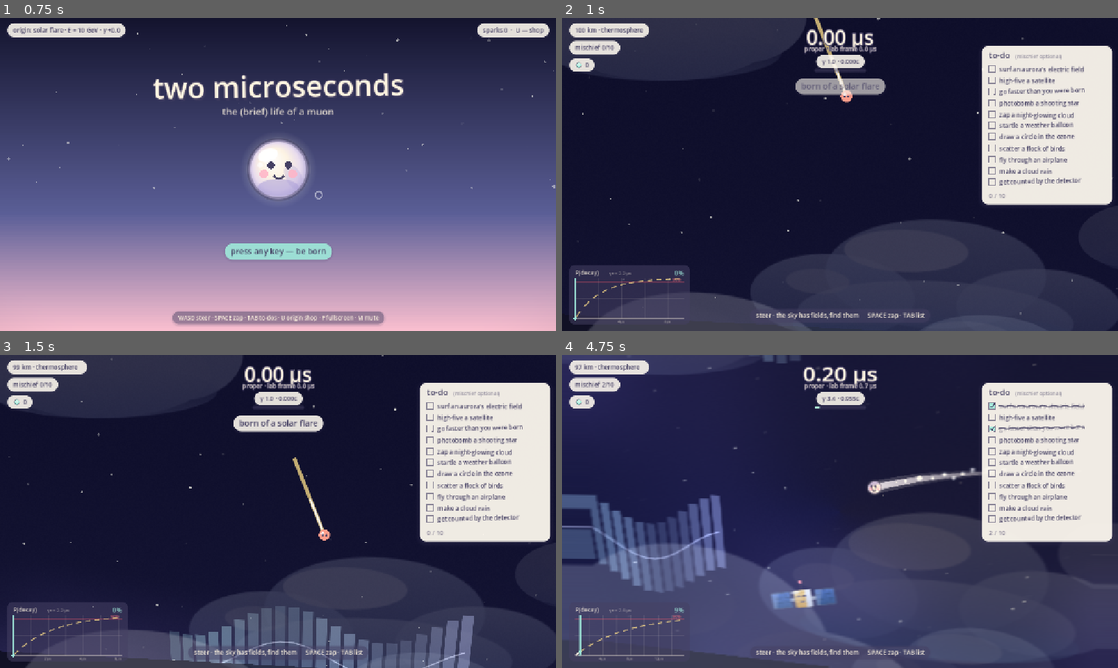
Above: before the commit, frames 1-4 (two rows, left to right).
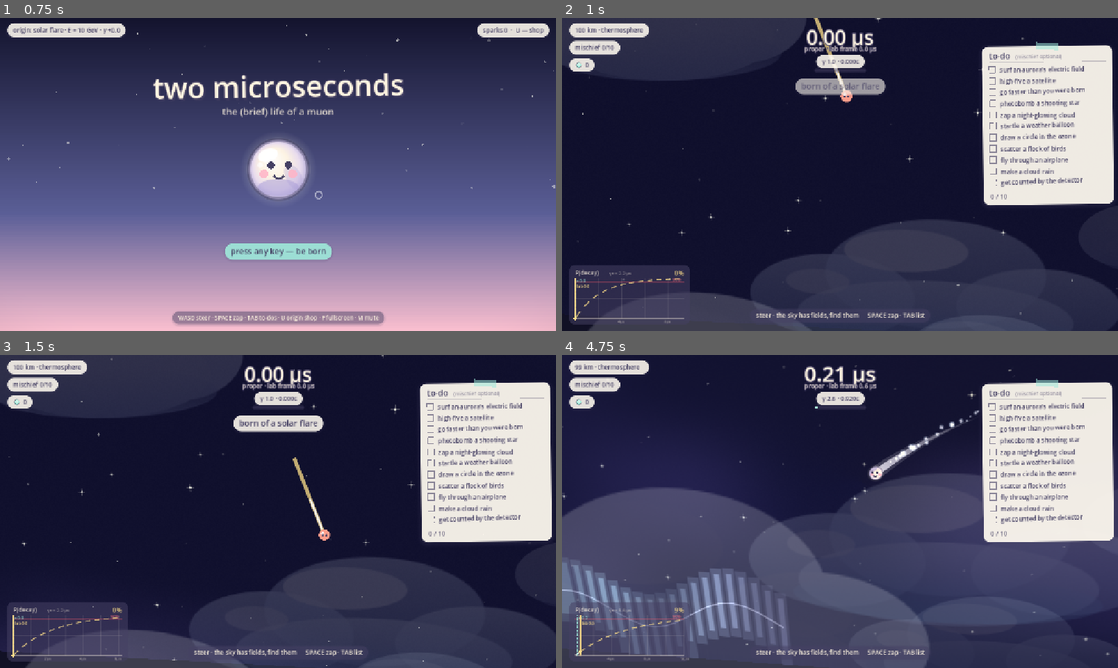
Above: after the commit, the same moments.

Repository: lawrenceleejr/TwoMicroSeconds
Game: Godot game, scene res://game/main/title.tscn
Two runs of this game, one before a commit and one after it. Both use one fixed random seed, a clock stepped at 60 frames per second and the inputs below.
Inputs (mouse positions are in pixels of both pictures, inside the frame that each line leads up to):
- Up to frame 1 (0.75 s): tap Enter at 0.5 s; move the mouse to (400, 158) at 0.52 s; hold D (move_right) from 0.53 s (still down); tap Tab (toggle_checklist) at 0.6 s; click (400, 158) at 0.67 s
- Up to frame 2 (1 s): keep holding D (move_right); tap Space at 0.77 s
- Up to frame 3 (1.5 s): tap Space at 1.07 s; release D (move_right) at 1.25 s; drag from (166, 527) to (250, 574) at 1.27 s
- Up to frame 4 (4.75 s): move the mouse to (895, 442) at 2.02 s; hold D (move_right) 2.03-2.75 s; tap F at 2.1 s; click (895, 442) at 2.17 s; drag from (812, 574) to (673, 464) at 2.77 s; move the mouse to (1006, 558) at 3.52 s; hold A (move_left) 3.53-4.25 s; tap X at 3.6 s; click (1006, 558) at 3.67 s; tap Space at 3.77, 4.07 s; drag from (673, 464) to (756, 433) at 4.27 s

Frame 1 is identical in both runs. In frame 2, 2.4% of the frame differs, in the area x 2-100%, y 0-97%; in frame 3, 7.3%; in frame 4, 28%, in the area x 0-100%, y 0-100%.

Commit message:
3x deeper world, gentler boosts, dual-frame markers on P(decay), edge-safe contraction, modern pass, instant decay
The vertical world triples to 72k px so length-contracted descent has
room to breathe; spawn bands, sky stops, star/haze fades, and the shot
director rescale to match. In-run field boosts roughly halve - the
origin tier now dominates reach, as it should.

The P(decay) plot gains a second walking marker: proper tau (dashed
mint) and lab time (sun) share the microsecond axis and visibly split
apart as gamma grows. The relativity shader moves inside the
overscanned world viewport, so length contraction samples the margin
instead of smearing the screen edge, and its motion blur is radially
masked to keep the muon crisp.

Look: auroras become soft round-capped curtains, bright stars get
cross glints, chips and the clock use a clean modern system face,
the checklist hangs slightly crooked under a washi-tape strip, and
space no longer has haze puffs. Decay is streamlined: no hitstop
pause, and the decay products fly ballistically - straight lines at
their production velocities, no gravity, no drag.

Co-Authored-By: Claude Fable 5 <noreply@anthropic.com>
Claude-Session: https://claude.ai/code/session_014g8VnKFpk5HwGxbWA7j916

Diff:
--- a/game/autoload/juice.gd
+++ b/game/autoload/juice.gd
@@ -24,6 +24,8 @@
 ## A friendly hand-written system font where available (macOS ships several);
 ## falls back to the default sans elsewhere.
 var hand_font := SystemFont.new()
+## Clean modern UI face for numbers and chips.
+var ui_font := SystemFont.new()
 
 var _noise := FastNoiseLite.new()
 var _t := 0.0
@@ -41,11 +43,28 @@
 	_noise.frequency = 2.0
 	hand_font.font_names = PackedStringArray(
 		["Marker Felt", "Chalkboard SE", "Comic Sans MS", "Comic Neue"])
-	_rel_mat = _build_screen_layer(70, "res://game/fx/relativity.gdshader", true)
-	_rel_rect = _last_rect
+	ui_font.font_names = PackedStringArray(
+		["Avenir Next", "Avenir", "Segoe UI", "Roboto", "Open Sans"])
+	# Relativity is created inside the gameplay SubViewport by the stage
+	# (see create_relativity_in) so contraction can sample the overscan
+	# margin instead of smearing the screen edge.
 	_build_screen_layer(80, "res://game/fx/vignette.gdshader", true)
 	_glitch_mat = _build_screen_layer(90, "res://game/fx/glitch.gdshader", false)
 	_glitch_rect = _last_rect
+
+
+## Build the relativity layer inside `vp` (the overscanned world viewport).
+func create_relativity_in(vp: Viewport) -> void:
+	var layer := CanvasLayer.new()
+	layer.layer = 70
+	vp.add_child(layer)
+	_rel_mat = ShaderMaterial.new()
+	_rel_mat.shader = load("res://game/fx/relativity.gdshader")
+	_rel_rect = ColorRect.new()
+	_rel_rect.set_anchors_preset(Control.PRESET_FULL_RECT)
+	_rel_rect.mouse_filter = Control.MOUSE_FILTER_IGNORE
+	_rel_rect.material = _rel_mat
+	layer.add_child(_rel_rect)
 
 
 var _last_rect: ColorRect
@@ -108,7 +127,7 @@
 ## `strength` (speed); length contraction scales with `gamma_norm` — energy
 ## squashes the sky, because in your rest frame that's what energy does.
 func set_relativity(dir: Vector2, strength: float, gamma_norm := 0.0) -> void:
-	if _rel_mat == null:
+	if _rel_mat == null or _rel_rect == null or not is_instance_valid(_rel_rect):
 		return
 	_rel_rect.visible = strength > 0.02 or gamma_norm > 0.02
 	_rel_mat.set_shader_parameter("motion_dir", dir)
--- a/game/dev/shot_director.gd
+++ b/game/dev/shot_director.gd
@@ -32,7 +32,7 @@
 		return
 
 	# Aurora glide: aim at a real aurora and fly through its ribbon.
-	var aurora := _nearest_in_group("aurora", Vector2(0, 1800))
+	var aurora := _nearest_in_group("aurora", Vector2(0, 5400))
 	if aurora != null:
 		muon.set("global_position", aurora.global_position + Vector2(-320, -60))
 		muon.set("autopilot", Vector2(1, 0.15))
@@ -51,14 +51,14 @@
 		await _wait(0.8)
 
 	# High-speed streak through the mesosphere (post-boost).
-	muon.set("global_position", Vector2(-500, 6000))
+	muon.set("global_position", Vector2(-500, 18000))
 	muon.set("autopilot", Vector2(1, 0.35))
 	muon.call("boost", 500.0, "director's orders")
 	await _wait(0.7)
 	await _shot("06_speed")
 
 	# Troposphere: zap among the clouds.
-	muon.set("global_position", Vector2(0, 19500))
+	muon.set("global_position", Vector2(0, 58000))
 	muon.set("autopilot", Vector2(0.5, 0.6))
 	await _wait(0.5)
 	muon.call("_zap")
@@ -66,7 +66,7 @@
 	await _shot("07_zap")
 
 	# Detection and the end screen.
-	muon.set("global_position", Vector2(0, 22400))
+	muon.set("global_position", Vector2(0, 68300))
 	muon.set("autopilot", Vector2(0, 1))
 	await _wait(1.6)
 	await _shot("08_detected")
--- a/game/fx/decay_burst.gd
+++ b/game/fx/decay_burst.gd
@@ -32,8 +32,9 @@
 		queue_free()
 		return
 	for p in _parts:
+		# Ballistic: no gravity, no drag — they inherit their momentum
+		# at production and simply keep going.
 		p["pos"] += p["vel"] * delta
-		p["vel"] *= 1.0 - 0.5 * delta  # bleed off, wave goodbye
 	queue_redraw()
 
 
--- a/game/fx/sky.gdshader
+++ b/game/fx/sky.gdshader
@@ -29,7 +29,7 @@
 }
 
 vec3 sky_color(float y) {
-	float ys[STOPS] = {-2500.0, 0.0, 4000.0, 9500.0, 16000.0, 20500.0, 23000.0};
+	float ys[STOPS] = {-7500.0, 0.0, 12000.0, 28500.0, 48000.0, 61500.0, 69000.0};
 	vec3 cs[STOPS] = {
 		vec3(0.051, 0.051, 0.125), vec3(0.078, 0.078, 0.180),
 		vec3(0.184, 0.188, 0.380), vec3(0.357, 0.373, 0.592),
@@ -52,8 +52,8 @@
 	vec3 col = sky_color(wy);
 
 	// Nebula wisps in the thin air up high, drifting slowly.
-	if (wy < 11000.0) {
-		float fade = 1.0 - smoothstep(6000.0, 11000.0, wy);
+	if (wy < 33000.0) {
+		float fade = 1.0 - smoothstep(18000.0, 33000.0, wy);
 		vec2 np = vec2(wx * 0.0011 + t * 0.008, wy * 0.0016);
 		float n = vnoise(np) * 0.65 + vnoise(np * 2.3 + 7.7) * 0.35;
 		n = smoothstep(0.55, 0.95, n);
@@ -61,7 +61,7 @@
 	}
 
 	// A warm sun, resting low over the troposphere.
-	float sd = length(vec2(wx - 620.0, (wy - 16600.0) * 1.35));
+	float sd = length(vec2(wx - 620.0, (wy - 50000.0) * 1.35));
 	col += vec3(1.0, 0.85, 0.55) * exp(-sd / 750.0) * 0.5;
 	col += vec3(1.0, 0.95, 0.8) * exp(-sd / 220.0) * 0.6;
 
--- a/game/main/main.gd
+++ b/game/main/main.gd
@@ -107,7 +107,8 @@
 	Meta.record_lifetime(muon.age_us, muon.lab_us)
 	pause_overlay.can_pause = false
 	Sfx.play("decay", -2.0, 0.0)
-	Juice.hitstop(0.22, 0.05)
+	# No dramatic pause: decay is instantaneous — one frame you exist,
+	# the next you're three other particles.
 	Juice.shake(0.5)
 	var burst: Node2D = DecayBurst.new()
 	burst.position = muon.global_position
--- a/game/main/stage.gd
+++ b/game/main/stage.gd
@@ -26,6 +26,7 @@
 	_vp.size = Vector2i(int(BASE_W * OVERSCAN), int(BASE_H * OVERSCAN))
 	add_child(_vp)
 	_vp.add_child(load("res://game/main/main.tscn").instantiate())
+	Juice.create_relativity_in(_vp)
 
 	var quad := MeshInstance3D.new()
 	var mesh := QuadMesh.new()
--- a/game/ui/checklist.gd
+++ b/game/ui/checklist.gd
@@ -16,6 +16,8 @@
 func _ready() -> void:
 	mouse_filter = Control.MOUSE_FILTER_IGNORE
 	size = Vector2(W, Tasks.DEFS.size() * 26.0 + 78.0)
+	pivot_offset = Vector2(W * 0.5, 0.0)
+	rotation = -0.012  # pinned up slightly crooked, like a real note
 	Tasks.task_completed.connect(_on_task_completed)
 
 
@@ -50,9 +52,12 @@
 
 
 func _draw() -> void:
-	# Paper.
+	# Paper, held up by a piece of washi tape.
 	var sb := Juice.ui_panel(Juice.PAPER, 0.93, 14)
 	sb.draw(get_canvas_item(), Rect2(Vector2.ZERO, size))
+	draw_set_transform(Vector2(W * 0.5, 0.0), 0.06, Vector2.ONE)
+	draw_rect(Rect2(-26, -8, 52, 16), Color(Juice.MINT, 0.55))
+	draw_set_transform(Vector2.ZERO, 0.0, Vector2.ONE)
 
 	var font: Font = Juice.hand_font
 	draw_string(font, Vector2(16, 28), "to-do", HORIZONTAL_ALIGNMENT_LEFT, -1, 19, Juice.INK)
--- a/game/ui/decay_plot.gd
+++ b/game/ui/decay_plot.gd
@@ -114,11 +114,27 @@
 		seg_on = not seg_on
 		prev = pt
 
-	# The "now" line, walking right.
+	# Two "now" lines on the same µs axis: your proper clock (mint) and the
+	# lab clock (sun). Born together; γ pries them apart.
+	var age := 0.0
+	if muon != null and is_instance_valid(muon):
+		age = muon.get("age_us")
+	var tau_x := _x(age, origin)
+	var y_dash := 0.0
+	while y_dash < PLOT_H:
+		draw_line(Vector2(tau_x, origin.y - y_dash),
+			Vector2(tau_x, origin.y - minf(y_dash + 5.0, PLOT_H)), Color(Juice.MINT, 0.85), 1.8, true)
+		y_dash += 9.0
+	var tau_label := "τ %.1f" % age
+	draw_string(font, Vector2(tau_x + 3.0, origin.y - PLOT_H + 10.0), tau_label,
+		HORIZONTAL_ALIGNMENT_LEFT, -1, 9, Color(Juice.MINT, 0.95))
+
 	var now_x := _x(lab, origin)
-	var now_col := Color(1.0, 0.35, 0.42, 0.95) if danger else Color(Juice.MINT, 0.95)
+	var now_col := Color(1.0, 0.35, 0.42, 0.95) if danger else Color(Juice.SUN, 0.95)
 	draw_line(Vector2(now_x, origin.y), Vector2(now_x, origin.y - PLOT_H), now_col, 2.0, true)
 	draw_circle(Vector2(now_x, _y(p_now, origin)), 3.4, now_col)
+	draw_string(font, Vector2(now_x + 3.0, origin.y - PLOT_H + 22.0), "lab %.1f" % lab,
+		HORIZONTAL_ALIGNMENT_LEFT, -1, 9, now_col)
 
 	# Readouts.
 	draw_string(Juice.hand_font, Vector2(PAD, PAD + 8.0), "P(decay)",
--- a/game/ui/hud.gd
+++ b/game/ui/hud.gd
@@ -44,6 +44,7 @@
 
 	# The clock: big, centered, unmissable.
 	_timer_label = Label.new()
+	_timer_label.add_theme_font_override("font", Juice.ui_font)
 	_timer_label.add_theme_font_size_override("font_size", 46)
 	_timer_label.add_theme_color_override("font_color", Juice.CREAM)
 	_timer_label.add_theme_color_override("font_outline_color", Juice.INK)
@@ -136,6 +137,7 @@
 		icon.stretch_mode = TextureRect.STRETCH_KEEP_ASPECT_CENTERED
 		row.add_child(icon)
 	var label := Label.new()
+	label.add_theme_font_override("font", Juice.ui_font)
 	label.add_theme_font_size_override("font_size", font_size)
 	label.add_theme_color_override("font_color", Juice.INK)
 	row.add_child(label)
--- a/game/world/atmos.gd
+++ b/game/world/atmos.gd
@@ -3,9 +3,9 @@
 ## World geometry and the sky gradient. y=0 is where the muon is born
 ## ("100 km up", with some poetic license); GROUND_Y is the detector lab.
 
-const WORLD_DEPTH := 24000.0
-const GROUND_Y := 23000.0
-const DETECT_Y := 22820.0
+const WORLD_DEPTH := 72000.0
+const GROUND_Y := 69000.0
+const DETECT_Y := 68820.0
 const X_LIMIT := 1150.0
 
 const LAYER_NAMES := ["thermosphere", "mesosphere", "stratosphere", "troposphere", "the ground"]
@@ -13,13 +13,13 @@
 # [y, altitude_km] anchors for the piecewise altitude readout.
 const BANDS := [
 	[0.0, 100.0],
-	[4000.0, 85.0],
-	[9500.0, 50.0],
-	[16000.0, 12.0],
-	[23000.0, 0.0],
+	[12000.0, 85.0],
+	[28500.0, 50.0],
+	[48000.0, 12.0],
+	[69000.0, 0.0],
 ]
 
-const SKY_YS := [-2500.0, 0.0, 4000.0, 9500.0, 16000.0, 20500.0, 23000.0]
+const SKY_YS := [-7500.0, 0.0, 12000.0, 28500.0, 48000.0, 61500.0, 69000.0]
 const SKY_COLORS := [
 	Color("0d0d20"),
 	Color("14142e"),
@@ -49,13 +49,13 @@
 
 
 static func layer_index_at(y: float) -> int:
-	if y >= GROUND_Y - 400.0:
+	if y >= GROUND_Y - 1200.0:
 		return 4
-	if y >= 16000.0:
+	if y >= 48000.0:
 		return 3
-	if y >= 9500.0:
+	if y >= 28500.0:
 		return 2
-	if y >= 4000.0:
+	if y >= 12000.0:
 		return 1
 	return 0
 
--- a/game/world/atmosphere.gd
+++ b/game/world/atmosphere.gd
@@ -58,8 +58,8 @@
 	# (The sky gradient itself is shader-drawn on the child layer below.)
 
 	# Stars fade out as the air thickens.
-	if top < 12000.0:
-		var star_bottom := minf(bottom, 12000.0)
+	if top < 36000.0:
+		var star_bottom := minf(bottom, 36000.0)
 		var cell := 140.0
 		for cx in range(int(floor(left / cell)), int(ceil((left + width) / cell)) + 1):
 			for cy in range(int(floor(top / cell)), int(ceil(star_bottom / cell)) + 1):
@@ -67,12 +67,20 @@
 				var fx := float(h % 997) / 997.0
 				var fy := float((h / 997) % 991) / 991.0
 				var pos := Vector2(cx * cell + fx * cell, cy * cell + fy * cell)
-				var air_fade := clampf(1.0 - (pos.y - 5000.0) / 7000.0, 0.0, 1.0)
+				var air_fade := clampf(1.0 - (pos.y - 15000.0) / 21000.0, 0.0, 1.0)
 				if air_fade <= 0.01:
 					continue
 				var twinkle := 0.55 + 0.45 * sin(_t * 1.7 + float(h % 628) * 0.01)
 				var size := 1.2 + float(h % 17) / 9.0
-				draw_circle(pos, size, Color(1.0, 1.0, 0.94, 0.75 * air_fade * twinkle))
+				var star_col := Color(1.0, 1.0, 0.94, 0.75 * air_fade * twinkle)
+				draw_circle(pos, size, star_col)
+				# The brightest stars get a soft cross glint.
+				if size > 2.4:
+					var g := size * 3.2 * twinkle
+					draw_line(pos - Vector2(g, 0), pos + Vector2(g, 0),
+						Color(star_col, star_col.a * 0.35), 1.0, true)
+					draw_line(pos - Vector2(0, g), pos + Vector2(0, g),
+						Color(star_col, star_col.a * 0.35), 1.0, true)
 
 	# Far parallax layer: barely-there haze at 30% of camera speed.
 	var par2 := 0.3
@@ -87,7 +95,7 @@
 			var q4 := Vector2(cx * p2cell + float(h4 % 700), cy * p2cell + float((h4 / 11) % 700))
 			var p4 := q4 * par2 + center * (1.0 - par2)
 			# No haze in space: fade in below ~50 km where there's air.
-			var air4 := clampf((q4.y - 5000.0) / 5000.0, 0.0, 1.0)
+			var air4 := clampf((q4.y - 15000.0) / 15000.0, 0.0, 1.0)
 			if air4 <= 0.01:
 				continue
 			draw_set_transform(p4, 0.0, Vector2(1.0, 0.34))
@@ -106,7 +114,7 @@
 				continue
 			var q := Vector2(cx * pcell + float(h3 % 500), cy * pcell + float((h3 / 7) % 500))
 			var p := q * par + center * (1.0 - par)
-			var air := clampf((q.y - 4500.0) / 4500.0, 0.0, 1.0)
+			var air := clampf((q.y - 13500.0) / 13500.0, 0.0, 1.0)
 			if air <= 0.01:
 				continue
 			var rx := 90.0 + float(h3 % 90)
--- a/game/world/layer_director.gd
+++ b/game/world/layer_director.gd
@@ -30,25 +30,25 @@
 func _spawn_all() -> void:
 	# Thermosphere: auroras and satellites — the early fields you live on.
 	for i in 5:
-		_place(Aurora.new(), _rng.randf_range(-850, 850), 600.0 + i * 640.0 + _rng.randf_range(-180, 180))
+		_place(Aurora.new(), _rng.randf_range(-850, 850), 1800.0 + i * 1920.0 + _rng.randf_range(-500, 500))
 	for i in 10:
-		_place(Satellite.new(), _rng.randf_range(-950, 950), 600.0 + i * 480.0 + _rng.randf_range(-160, 160))
+		_place(Satellite.new(), _rng.randf_range(-950, 950), 1800.0 + i * 1440.0 + _rng.randf_range(-450, 450))
 	# Red sprites flicker over the mesosphere.
 	for i in 3:
-		_place(RedSprite.new(), _rng.randf_range(-800, 800), 5200.0 + i * 1300.0 + _rng.randf_range(-300, 300))
+		_place(RedSprite.new(), _rng.randf_range(-800, 800), 15600.0 + i * 3900.0 + _rng.randf_range(-900, 900))
 	# Mesosphere: noctilucent clouds (shooting stars spawn dynamically).
 	for i in 3:
-		_place(Noctilucent.new(), _rng.randf_range(-900, 900), _rng.randf_range(4300, 6300))
+		_place(Noctilucent.new(), _rng.randf_range(-900, 900), _rng.randf_range(12900, 18900))
 	# Stratosphere: weather balloons.
 	for i in 5:
-		_place(Balloon.new(), _rng.randf_range(-900, 900), 10200.0 + i * 1050.0 + _rng.randf_range(-300, 300))
+		_place(Balloon.new(), _rng.randf_range(-900, 900), 30600.0 + i * 3150.0 + _rng.randf_range(-900, 900))
 	# Troposphere: clouds, birds, airplanes.
 	for i in 7:
-		_place(Cloud.new(), _rng.randf_range(-1000, 1000), _rng.randf_range(16600, 21900))
+		_place(Cloud.new(), _rng.randf_range(-1000, 1000), _rng.randf_range(49800, 65700))
 	for i in 4:
-		_place(BirdFlock.new(), _rng.randf_range(-900, 900), _rng.randf_range(17200, 22300))
+		_place(BirdFlock.new(), _rng.randf_range(-900, 900), _rng.randf_range(51600, 66900))
 	for i in 3:
-		_place(Airplane.new(), _rng.randf_range(-600, 600), 17600.0 + i * 1150.0 + _rng.randf_range(-250, 250))
+		_place(Airplane.new(), _rng.randf_range(-600, 600), 52800.0 + i * 3450.0 + _rng.randf_range(-750, 750))
 	# The finish line.
 	detector = Detector.new()
 	_place(detector, 0.0, Atmos.GROUND_Y - 26.0)
--- a/game/world/props/aurora.gd
+++ b/game/world/props/aurora.gd
@@ -4,7 +4,7 @@
 
 const SEGS := 22
 const SEG_W := 34.0
-const BOOST := 90.0
+const BOOST := 45.0
 
 var _t := 0.0
 var _glow := 0.0
@@ -60,7 +60,10 @@
 		var col := Juice.MINT.lerp(Juice.LILAC, f)
 		col.h = wrapf(col.h + _hue_shift, 0.0, 1.0)
 		var alpha := 0.24 + 0.1 * sin(_t * 1.3 + i * 0.7) + _glow * 0.3
-		draw_rect(Rect2(p.x - 13.0, p.y - 95.0, 26.0, 190.0), Color(col, clampf(alpha, 0.05, 0.6)))
+		var a := clampf(alpha, 0.05, 0.6)
+		# Round-capped curtain strips, layered soft-over-bright.
+		draw_line(p + Vector2(0, -95), p + Vector2(0, 95), Color(col, a * 0.55), 30.0, true)
+		draw_line(p + Vector2(0, -80), p + Vector2(0, 70), Color(col, a), 14.0, true)
 	var points := PackedVector2Array()
 	for i in SEGS:
 		points.append(_point(i) - global_position)
--- a/game/world/props/cloud.gd
+++ b/game/world/props/cloud.gd
@@ -4,7 +4,7 @@
 ## do accelerate charged particles).
 
 const Lightning := preload("res://game/fx/lightning.gd")
-const BOOST := 110.0
+const BOOST := 55.0
 
 var _t := 0.0
 var _blush := 0.0
--- a/game/world/props/red_sprite.gd
+++ b/game/world/props/red_sprite.gd
@@ -3,7 +3,7 @@
 ## It flickers in and out of existence; catch it while it's lit and its
 ## field hurls you downward.
 
-const BOOST := 130.0
+const BOOST := 65.0
 
 var _t := 0.0
 var _boost_cd := 0.0
--- a/game/world/props/satellite.gd
+++ b/game/world/props/satellite.gd
@@ -4,7 +4,7 @@
 ## and a half-second of digital glitch while its flight computer reboots.
 
 const FloatText := preload("res://game/fx/float_text.gd")
-const BOOST := 200.0
+const BOOST := 90.0
 
 var collected := false
 
--- a/game/world/props/weather_balloon.gd
+++ b/game/world/props/weather_balloon.gd
@@ -48,7 +48,7 @@
 	# man-made electronics always glitch you.
 	var m := muon()
 	if m != null and muon_dist() < 160.0:
-		m.boost(55.0, "static")
+		m.boost(30.0, "static")
 		Juice.glitch(0.35, 0.7)
 		Sfx.play("glitch", -6.0)
 	var tw := create_tween()
